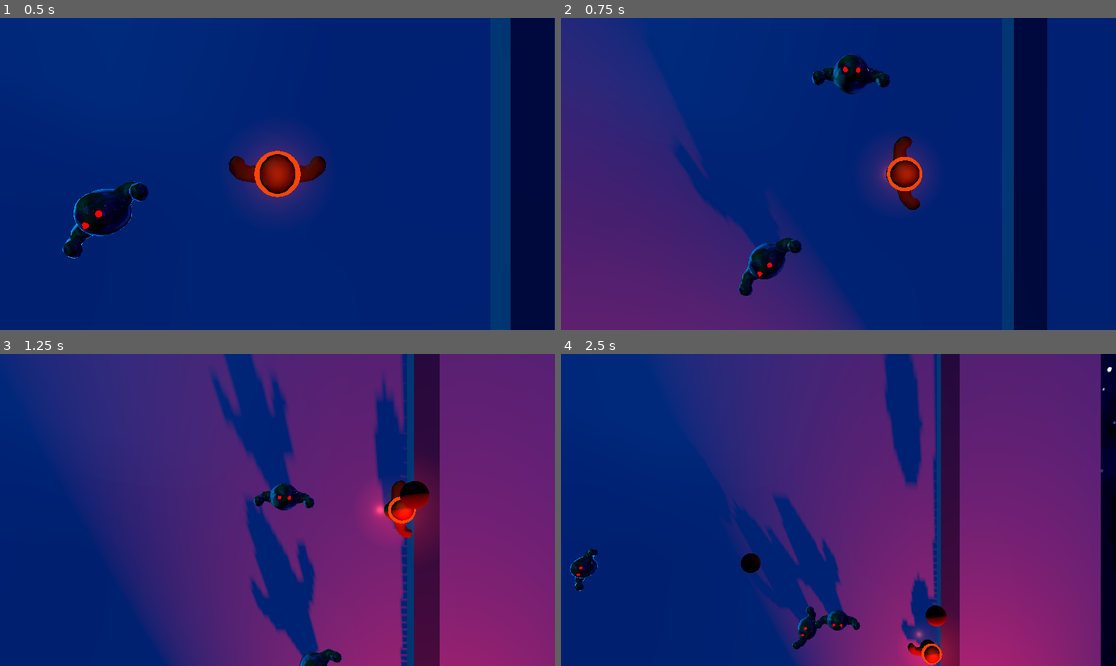
Above: before the commit, frames 1-4 (two rows, left to right).
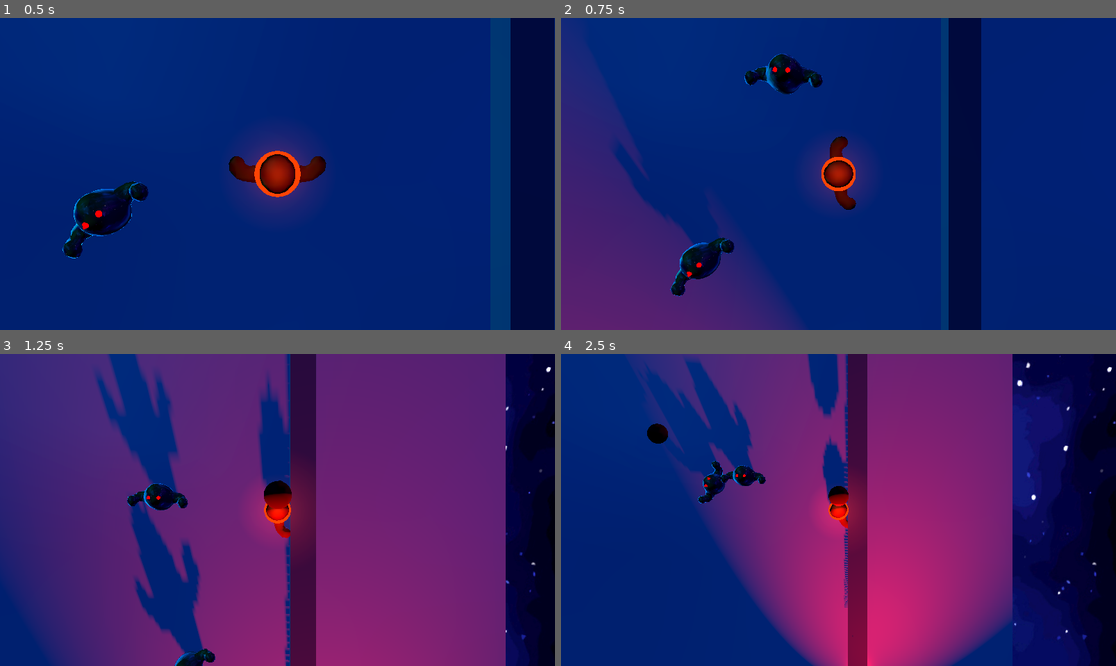
Above: after the commit, the same moments.

Repository: twaritwaikar/molotov-madness
Game: Godot game, scene res://testing/test_ground2.tscn
Same seed, same stepped clock (60 frames per second), same inputs: the game is played once before the commit and once after it. The project has no main scene, so this scene is started directly.
Inputs (mouse positions are in pixels of both pictures, inside the frame that each line leads up to):
- Up to frame 1 (0.5 s): no input
- Up to frame 2 (0.75 s): move the mouse to (960, 158) at 0.52 s; hold D (move_right) from 0.53 s (still down); click (960, 158) at 0.67 s
- Up to frame 3 (1.25 s): keep holding D (move_right)
- Up to frame 4 (2.5 s): move the mouse to (727, 525) at 1.27 s; release D (move_right) at 1.28 s; hold S (move_down) 1.28-2.03 s; click (727, 525) at 1.42 s; move the mouse to (894, 441) at 2.02 s; hold D (move_right) from 2.03 s (still down); click (894, 441) at 2.17 s

Frame 1 is identical in both runs. In frame 2, 30% of the frame differs, in the area x 3-88%, y 0-100%; in frame 3, 66%, in the area x 0-100%, y 0-100%; in frame 4, 62%.

Commit message:
fire, impact, shake

Diff:
--- /dev/null
+++ b/assets/fire.tres
@@ -0,0 +1,19 @@
+[gd_resource type="ShaderMaterial" load_steps=4 format=3 uid="uid://6hxcgux8njif"]
+
+[ext_resource type="Shader" path="res://misc/fire.gdshader" id="1_4010u"]
+
+[sub_resource type="FastNoiseLite" id="FastNoiseLite_u8f6f"]
+
+[sub_resource type="NoiseTexture2D" id="NoiseTexture2D_0q64m"]
+in_3d_space = true
+noise = SubResource("FastNoiseLite_u8f6f")
+
+[resource]
+render_priority = 0
+shader = ExtResource("1_4010u")
+shader_parameter/root_color = Vector4(1, 0.75, 0.3, 1)
+shader_parameter/tip_color = Vector4(1, 0.03, 0.001, 1)
+shader_parameter/fire_alpha = 1.0
+shader_parameter/fire_speed = Vector2(0, 1)
+shader_parameter/fire_aperture = 0.22
+shader_parameter/noise_tex = SubResource("NoiseTexture2D_0q64m")
--- /dev/null
+++ b/misc/fire.gdshader
@@ -0,0 +1,64 @@
+/*
+	炎シェーダー by あるる（きのもと 結衣）
+	Fire Shader by Yui Kinomoto @arlez80
+
+	MIT License
+*/
+shader_type spatial;
+render_mode depth_draw_opaque, unshaded, shadows_disabled;
+
+uniform sampler2D noise_tex : hint_default_white;
+uniform vec4 root_color = vec4( 1.0, 0.75, 0.3, 1.0 );
+uniform vec4 tip_color =vec4( 1.0, 0.03, 0.001, 1.0 );
+
+uniform float fire_alpha : hint_range( 0.0, 1.0 ) = 1.0;
+uniform vec2 fire_speed = vec2( 0.0, 1.0 );
+uniform float fire_aperture : hint_range( 0.0, 3.0 ) = 0.22;
+
+/*
+	noise_texを使わないパターン
+
+float random( vec2 pos )
+{
+	return fract(sin(dot(pos, vec2(12.9898,78.233))) * 43758.5453);
+}
+
+float value_noise( vec2 pos )
+{
+	vec2 p = floor( pos );
+	vec2 f = fract( pos );
+
+	float v00 = random( p + vec2( 0.0, 0.0 ) );
+	float v10 = random( p + vec2( 1.0, 0.0 ) );
+	float v01 = random( p + vec2( 0.0, 1.0 ) );
+	float v11 = random( p + vec2( 1.0, 1.0 ) );
+
+	vec2 u = f * f * ( 3.0 - 2.0 * f );
+
+	return mix( mix( v00, v10, u.x ), mix( v01, v11, u.x ), u.y );
+}
+
+float procedural_noise_tex( vec2 shifted_uv )
+{
+	return (
+		value_noise( shifted_uv * 0.984864 ) * 20.0
+	+	value_noise( shifted_uv * 2.543 ) * 10.0
+	+	value_noise( shifted_uv * 9.543543 ) * 8.0
+	+	value_noise( shifted_uv * 21.65436 ) * 5.0
+	+	value_noise( shifted_uv * 42.0 ) * 2.0
+	+	value_noise( shifted_uv * 87.135148 ) * 2.0
+	+	value_noise( shifted_uv * 340.66534654 )
+	) / 48.0;
+}
+*/
+
+void fragment( )
+{
+	vec2 shifted_uv = UV + TIME * fire_speed;
+	float fire_noise = texture( noise_tex, shifted_uv ).r;
+	float noise = UV.y * ( ( ( UV.y + fire_aperture ) * fire_noise - fire_aperture ) * 75.0 );
+	vec4 fire_color = mix( tip_color, root_color, noise * 0.05 );
+
+	ALPHA = clamp( noise, 0.0, 1.0 ) * fire_alpha;
+	ALBEDO = fire_color.rgb;
+}
--- /dev/null
+++ b/misc/fire.tscn
@@ -0,0 +1,40 @@
+[gd_scene load_steps=6 format=3 uid="uid://0payu0dnwm5h"]
+
+[ext_resource type="Material" uid="uid://6hxcgux8njif" path="res://assets/fire.tres" id="1_spapb"]
+
+[sub_resource type="Curve" id="Curve_jlahv"]
+min_value = -200.0
+max_value = 200.0
+_data = [Vector2(0, 1), 0.0, 0.0, 0, 0, Vector2(1, 200), 0.0, 0.0, 0, 0]
+point_count = 2
+
+[sub_resource type="CurveTexture" id="CurveTexture_7rl2d"]
+curve = SubResource("Curve_jlahv")
+
+[sub_resource type="ParticleProcessMaterial" id="ParticleProcessMaterial_eipdd"]
+emission_shape = 2
+emission_sphere_radius = 1.0
+direction = Vector3(0, 25, 0)
+spread = 20.0
+initial_velocity_min = 2.5
+initial_velocity_max = 5.0
+gravity = Vector3(0, 0, 0)
+linear_accel_curve = SubResource("CurveTexture_7rl2d")
+scale_min = 0.5
+scale_max = 1.5
+
+[sub_resource type="SphereMesh" id="SphereMesh_2n175"]
+
+[node name="Fire" type="Node3D"]
+
+[node name="GPUParticles3D" type="GPUParticles3D" parent="."]
+material_override = ExtResource("1_spapb")
+emitting = false
+amount = 50
+lifetime = 2.5
+one_shot = true
+speed_scale = 1.45
+explosiveness = 0.75
+randomness = 0.2
+process_material = SubResource("ParticleProcessMaterial_eipdd")
+draw_pass_1 = SubResource("SphereMesh_2n175")
--- /dev/null
+++ b/misc/impact.tscn
@@ -0,0 +1,42 @@
+[gd_scene load_steps=8 format=3 uid="uid://35kcte6qo20n"]
+
+[sub_resource type="Gradient" id="Gradient_dtklc"]
+offsets = PackedFloat32Array(0, 0.663636, 0.854545)
+colors = PackedColorArray(1, 1, 1, 1, 1, 1, 1, 0.729412, 1, 1, 1, 0)
+
+[sub_resource type="GradientTexture1D" id="GradientTexture1D_g6xqu"]
+gradient = SubResource("Gradient_dtklc")
+
+[sub_resource type="Curve" id="Curve_6w236"]
+_data = [Vector2(0, 0.164835), 0.0, 0.0, 0, 0, Vector2(0.492754, 1), 0.433281, 0.433281, 0, 0, Vector2(1, 1), -0.235316, 0.0, 0, 0]
+point_count = 3
+
+[sub_resource type="CurveTexture" id="CurveTexture_ywxq2"]
+curve = SubResource("Curve_6w236")
+
+[sub_resource type="ParticleProcessMaterial" id="ParticleProcessMaterial_pl085"]
+gravity = Vector3(0, 0, 0)
+scale_max = 10.0
+scale_curve = SubResource("CurveTexture_ywxq2")
+color = Color(0.925353, 0.925353, 0.925353, 1)
+color_ramp = SubResource("GradientTexture1D_g6xqu")
+
+[sub_resource type="StandardMaterial3D" id="StandardMaterial3D_th1fk"]
+transparency = 1
+shading_mode = 0
+vertex_color_use_as_albedo = true
+vertex_color_is_srgb = true
+
+[sub_resource type="TorusMesh" id="TorusMesh_jkxo8"]
+material = SubResource("StandardMaterial3D_th1fk")
+outer_radius = 0.483
+
+[node name="Impact" type="Node3D"]
+
+[node name="GPUParticles3D" type="GPUParticles3D" parent="."]
+emitting = false
+amount = 10
+one_shot = true
+explosiveness = 0.75
+process_material = SubResource("ParticleProcessMaterial_pl085")
+draw_pass_1 = SubResource("TorusMesh_jkxo8")
--- a/testing/camera.gd
+++ b/testing/camera.gd
@@ -5,6 +5,14 @@
 
 @export var stickiness_x = 0.05
 @export var stickiness_y = 0.05
+
+var shake_until = 0
+var shake_intensity = 0
+var shaken_total = Vector3(0, 0, 0)
+
+#func _input(event):
+	#if event is InputEventMouseButton and event.button_index == MOUSE_BUTTON_LEFT:
+		#shake(0.5, 0.5)
 
 func _process(delta):
 	# Follow player on X-Z plane
@@ -15,3 +23,20 @@
 	var speed_fear = get_parent().get_node("Player").velocity.length() * speed_fear_modifier
 	var target_camera_height = camera_height * (1 + speed_fear)
 	self.position.y = lerp(self.position.y, target_camera_height, 0.01)
+
+
+	if(shake_until > 0):
+		#var shake_by = randf_range(0, PI/50)*shake_intensity
+		var shake_by = Vector3(shake_intensity*shake_until*randi_range(-1, 1), 0, shake_intensity*shake_until*randi_range(-1, 1))
+		translate(shake_by)
+		shaken_total += shake_by
+		shake_until -= delta
+		shake_intensity = -shake_intensity
+	else:
+		translate(-shaken_total*0.1)
+		shaken_total -= shaken_total*0.1
+		shaken_total = Vector3(0, 0, 0)
+
+func shake(intensity, time):
+	shake_until = time
+	shake_intensity = intensity
--- a/testing/test_ground2.tscn
+++ b/testing/test_ground2.tscn
@@ -35,8 +35,8 @@
 current = true
 fov = 37.8493
 script = ExtResource("2_g1byd")
-stickiness_x = 0.0
-stickiness_y = 0.0
+stickiness_x = 1.0
+stickiness_y = 1.0
 
 [node name="CSGSphere3D" type="CSGSphere3D" parent="Camera3D"]
 
